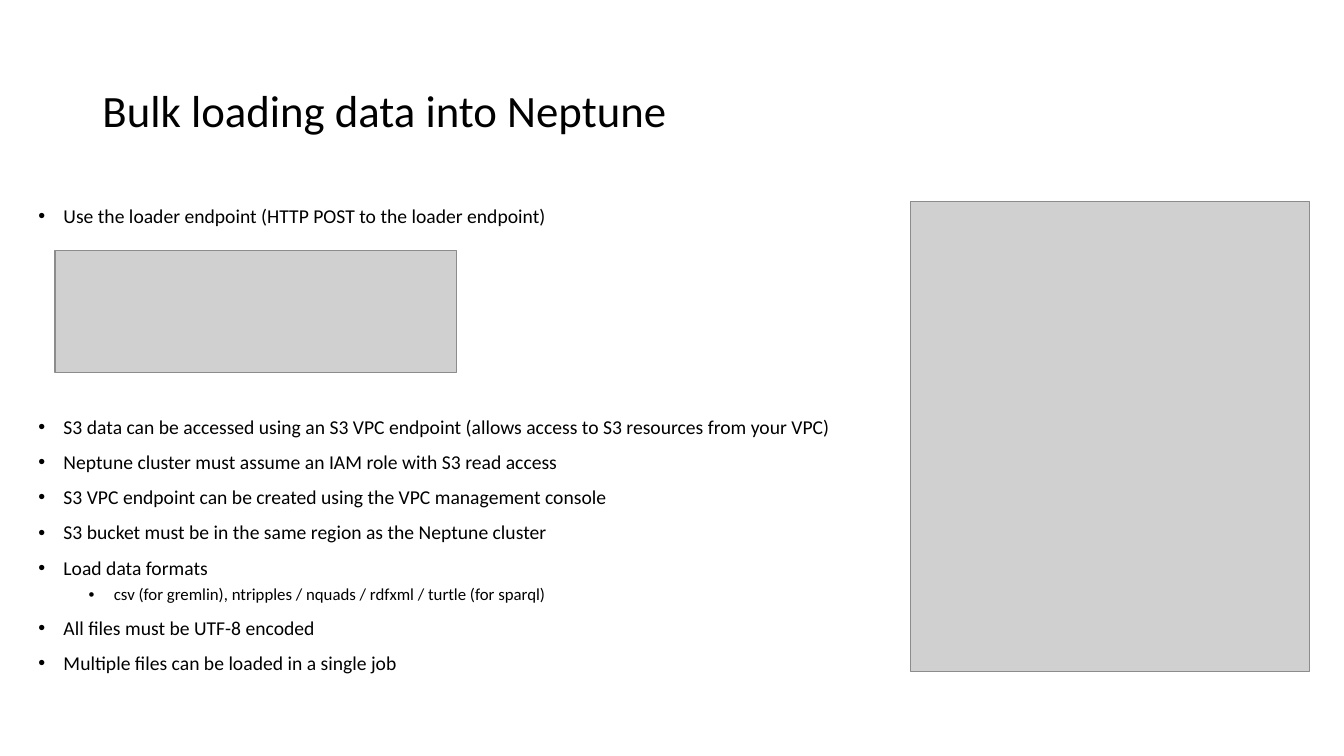
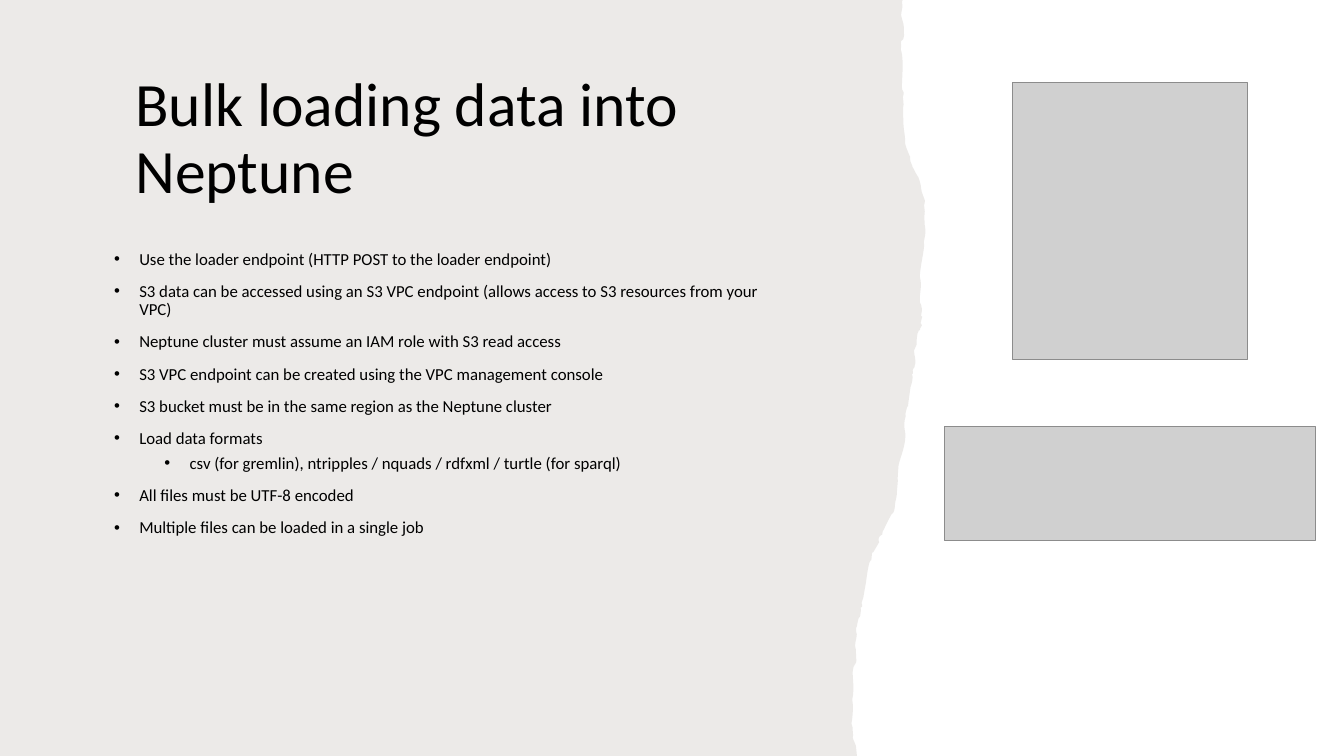
Before and after one commit to IlyaChakun/aws-iba-courses, a slide deck: slide 6 of lecture-materials/Databases/Neptune/aws_neptune.pptx. Drawn at 1344x756 pixels with LibreOffice and Linux fonts; fonts in the diff are those of the drawing; grey boxes stand for pictures. Boxes give left, top, right and bottom in pixels: in the first picture for what was removed or moved away, otherwise in the second. Text is boxed around its words. In the diff, an @@ line names an element or a change of style, - is before the commit and + after.

```diff
--- a/lecture-materials/Databases/Neptune/aws_neptune.pptx
+++ b/lecture-materials/Databases/Neptune/aws_neptune.pptx
@@ freeform shape added at box(0, 0, 965, 756), fill #82766A at 15% opacity @@
@@ title "Bulk loading data into Neptune": place and size @@
-title "Bulk loading data into Neptune" at box(102, 96, 666, 135)
+title "Bulk loading data into Neptune" at box(135, 83, 677, 203)
@@ title "Bulk loading data into Neptune" at box(135, 83, 677, 203): size 32 to 44 pt @@
@@ picture: place and size @@
-picture at box(911, 202, 1310, 671)
+picture at box(1013, 83, 1248, 360)
@@ text "Use the loader endpoint (HTTP ...": place and size @@
-text "Use the loader endpoint (HTTP ..." at box(63, 209, 829, 674)
+text "Use the loader endpoint (HTTP ..." at box(139, 253, 758, 536)
@@ text at box(139, 253, 758, 536): size 14 to 12 pt in "Use the loader endpoint (HTTP POST to ...", "S3 data can be accessed using an ...", "Neptune cluster must assume an IAM role ...", "S3 VPC endpoint can be created using ..." and 4 more places @@
@@ picture: place and size @@
-picture at box(55, 250, 457, 373)
+picture at box(945, 427, 1316, 541)
```
Also in this commit, not shown: 19 other slides changed, 8 other files.
